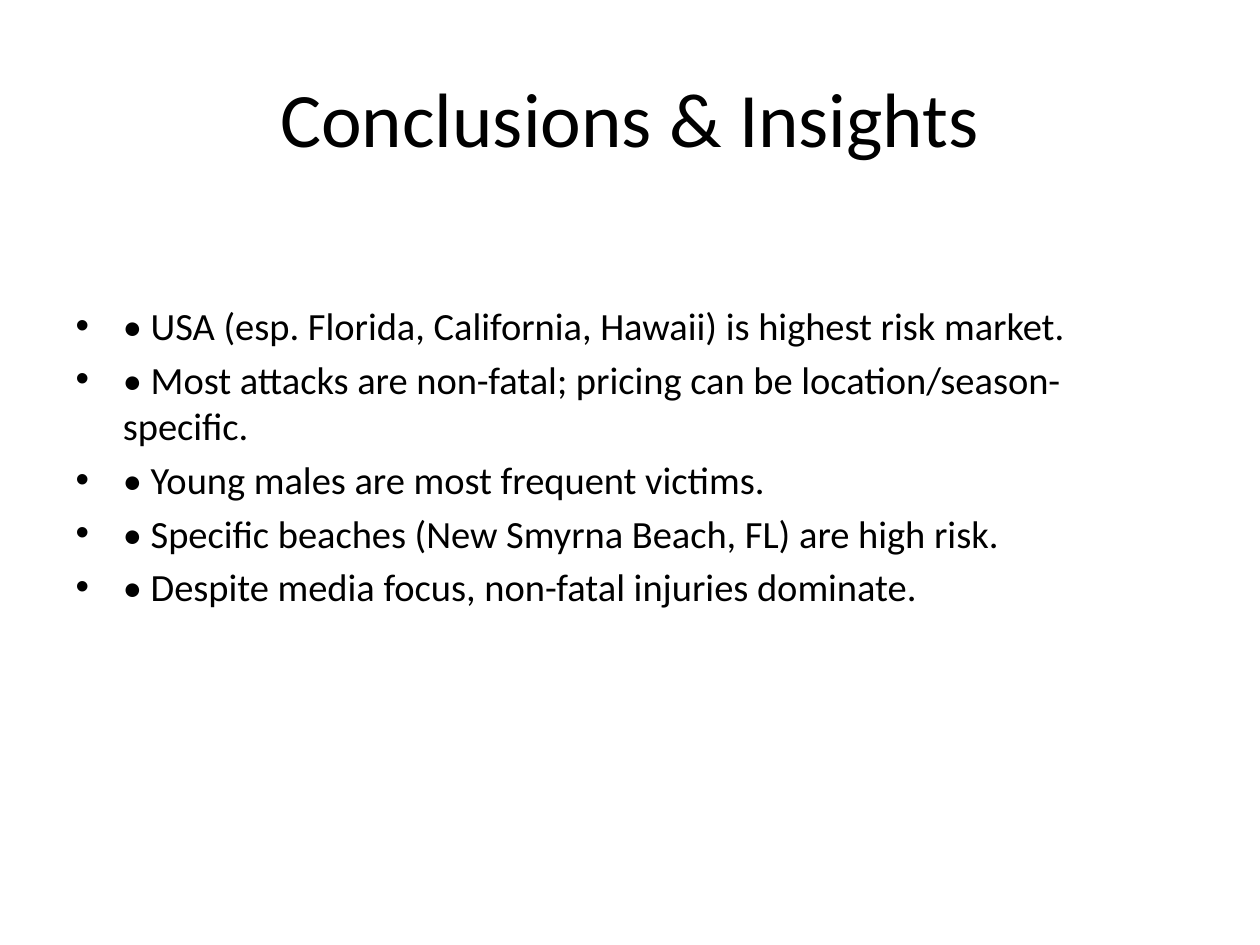
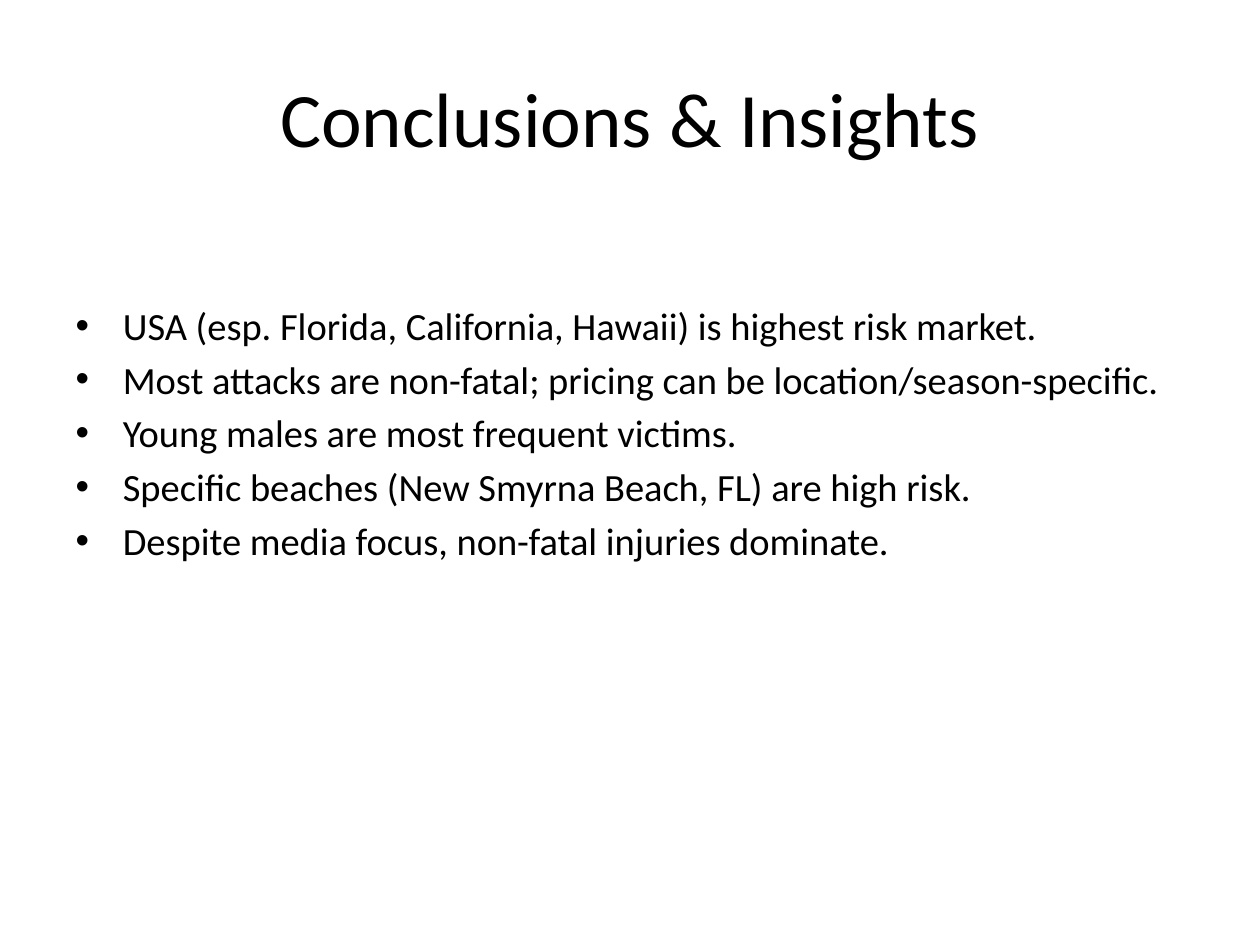
Before and after one commit to luispabloaiello-da/data-cleaning-pandas, a slide deck: slide 12 of Surfing_Shark_Attacks_Insights.pptx. Drawn at 1260x945 pixels with LibreOffice and Linux fonts; fonts in the diff are those of the drawing. Boxes give left, top, right and bottom in pixels: in the first picture for what was removed or moved away, otherwise in the second. Text is boxed around its words. In the diff, an @@ line names an element or a change of style, - is before the commit and + after.

Commit message:
Shark Attacks Project: completed

```diff
--- a/Surfing_Shark_Attacks_Insights.pptx
+++ b/Surfing_Shark_Attacks_Insights.pptx
@@ text at box(123, 312, 1158, 562): text changed @@
-• • USA (esp. Florida, California, Hawaii) is highest risk market.
-• • Most attacks are non-fatal; pricing can be location/season-specific.
-• • Young males are most frequent victims.
-• • Specific beaches (New Smyrna Beach, FL) are high risk.
-• • Despite media focus, non-fatal injuries dominate.
+• USA (esp. Florida, California, Hawaii) is highest risk market.
+• Most attacks are non-fatal; pricing can be location/season-specific.
+• Young males are most frequent victims.
+• Specific beaches (New Smyrna Beach, FL) are high risk.
+• Despite media focus, non-fatal injuries dominate.
```
Also in this commit, not shown: 5 other slides changed, 1 slide added, 1 slide removed, 3 other files.
